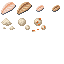
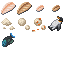
Two versions of the same layered image (w=64, h=64). Layer-by-layer changes:
painted on "Pasted Layer" over [2, 5, 63, 47]
